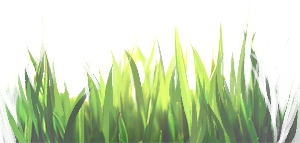
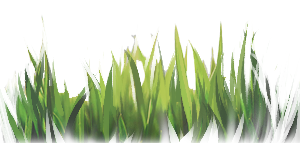
Layer changes from the first 300×143 image to the second:
painted on "Layer 8" over [1, 2, 300, 143]
